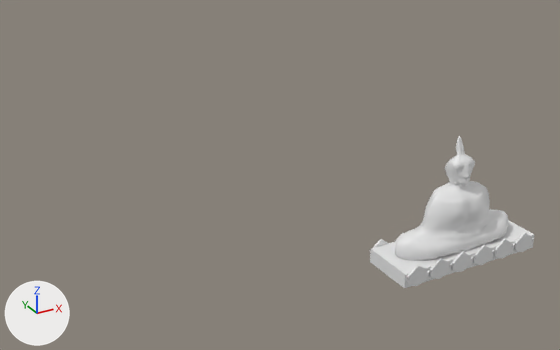
What one commit did to the glTF model Models/buddha.glb.
The view is the same before and after, from a camera (50 mm lens) standing at (-23.6, -24.9, 18.8) and looking at (-6.8, 5.6, 3.6). Lighting does not change. The marker at lower left points along +X, +Y and +Z. Vertices at the same position are counted once.

The older version as bpy lines, for what is in view:
```python
me_plane = bpy.data.meshes.new('Plane')
me_plane.from_pydata(...)  # 911 vertices, 1818 faces; spans x -3.44..3.44, y -0.72..1.4, z 0.56..6.01
me_plane_004 = bpy.data.meshes.new('Plane.004')
me_plane_004.from_pydata(...)  # 400 vertices, 780 faces; spans x -3.99..3.99, y -1.1..1.84, z -0.13..0.93
ob_buddhabase = bpy.data.objects.new('BuddhaBase', me_plane_004)
ob_buddhabase.location = (0.0, 0.0, 0.0)
ob_buddhastatue = bpy.data.objects.new('BuddhaStatue', me_plane)
ob_buddhastatue.location = (0.0, 0.0, 0.0)
```
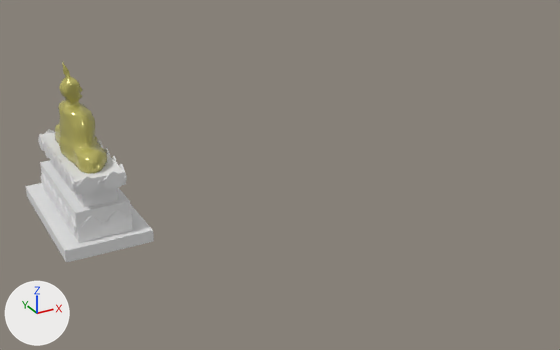
Scene script edits in JSON lines:
```json
{"op": "add", "block": "mat_pagodamtr", "code": ["mat_pagodamtr = principled_material('PagodaMtr')", "mat_pagodamtr.base_color = (0.527, 0.486, 0.132)  # yellow #c0b966", "mat_pagodamtr.metallic = 0.2", "mat_pagodamtr.roughness = 0.2"]}
{"block": "me_plane", "where": "me_plane.from_pydata(...)  # 911 vertices, 1818 faces; spans x -3.44..3.44, y -0.72..1.4, z 0.56..6.01"}
{"block": "me_plane", "where": "# used by ob_buddhastatue; location = (0.0, 0.0, 0.0)"}
{"block": "me_plane", "change": "me_plane part 6: the whole mesh is turned 90 degrees about the z axis through its middle and scaled by 0.824, then moved by (0.03, -0.34, -3.06)"}
{"op": "add", "block": "me_plane", "code": "me_plane.materials.append(mat_pagodamtr)  # yellow #c0b966"}
{"block": "me_plane_004", "where": "# used by ob_buddhabase; location = (0.0, 0.0, 0.0)"}
{"op": "remove", "block": "me_plane_004", "code": "me_plane_004.from_pydata(...)  # 400 vertices, 780 faces; spans x -3.99..3.99, y -1.1..1.84, z -0.13..0.93"}
{"op": "add", "block": "me_plane_004", "code": "me_plane_004.from_pydata(...)  # 1082 vertices, 2108 faces; spans x -2.03..2.03, y -3.9..3.91, z -2.16..1.55"}
{"block": "me_plane_004", "change": "me_plane_004 part 1: the loose piece of 98 vertices spanning x -3.99..-0.04, y -1.1..-1.0, z -0.13..0.93 is turned 90 degrees about the z axis through its middle and scaled by 0.824, then moved by (0.72, -0.53, -1.39)"}
{"block": "me_plane_004", "change": "me_plane_004 part 2: the loose piece of 98 vertices spanning x -3.99..-0.04, y 1.74..1.84, z -0.13..0.93 is turned 90 degrees about the z axis through its middle and scaled by 0.824, then moved by (0.72, -0.12, -1.39)"}
{"block": "me_plane_004", "change": "me_plane_004 part 3: the loose piece of 98 vertices spanning x -0.04..3.9, y -1.1..-1.0, z -0.13..0.93 is deleted"}
{"block": "me_plane_004", "change": "me_plane_004 part 4: 886 vertices added at x -2.03..2.03, y -3.9..3.91, z -2.16..1.55"}
{"block": "me_plane_004", "change": "me_plane_004 part 5: 8 vertices removed from x -3.99..3.99, y -1.0..1.74, z -0.13..0.6"}
{"op": "set", "path": "ob_buddhastatue.location", "old": "(0.0, 0.0, 0.0)", "new": "(-15.47, 9.57, 7.03)"}
{"op": "set", "path": "ob_buddhabase.location", "old": "(0.0, 0.0, 0.0)", "new": "(-15.47, 9.57, 3.77)"}
```

Boxes [x1, y1, x2, y2] around the edits, measured in the pictures (560 x 350 px; the box of a moved part takes in the faces that stretch with it):
```json
{"object": "BuddhaBase", "change": "reshaped, moved", "before": [369, 220, 534, 288], "after": [26, 129, 154, 263]}
{"object": "BuddhaStatue", "change": "mesh turned, moved", "before": [395, 136, 508, 260], "after": [55, 63, 107, 174]}
{"part": 1, "of": "me_plane_004", "change": "moved or reshaped", "before": [405, 251, 473, 286], "after": [56, 197, 77, 234]}
{"part": 2, "of": "me_plane_004", "change": "moved or reshaped", "before": [369, 233, 404, 251], "after": [40, 173, 57, 206]}
{"part": 3, "of": "me_plane_004", "change": "deleted", "before": [473, 232, 534, 265]}
{"part": 4, "of": "me_plane_004", "change": "added", "after": [26, 129, 154, 263]}
{"part": 5, "of": "me_plane_004", "change": "deleted", "before": [370, 220, 534, 288]}
```
